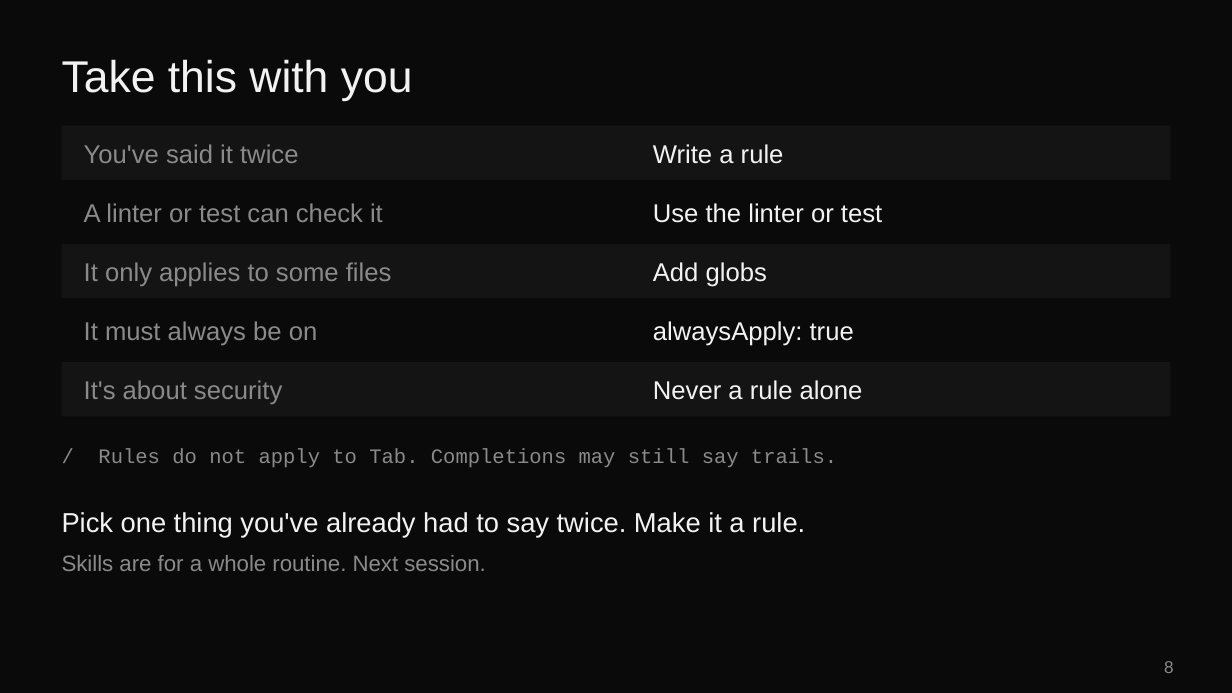
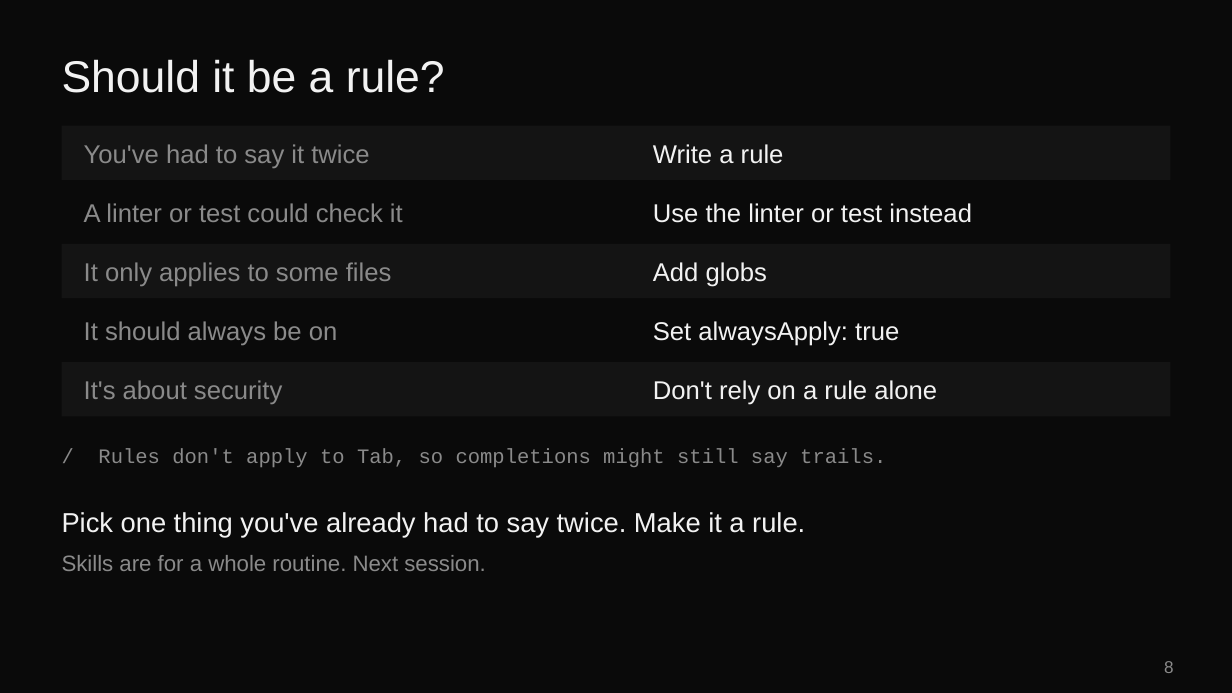
Before and after one commit to eveporcello/snowtooth-rules-teacher-guide, a slide deck: slide 8 of snowtooth-rules.pptx. Drawn at 1232x693 pixels with LibreOffice and Linux fonts; fonts in the diff are those of the drawing. Boxes give left, top, right and bottom in pixels: in the first picture for what was removed or moved away, otherwise in the second. Text is boxed around its words. In the diff, an @@ line names an element or a change of style, - is before the commit and + after.

```diff
--- a/snowtooth-rules.pptx
+++ b/snowtooth-rules.pptx
@@ title at (x1=62, y1=59, x2=445, y2=93): text changed @@
-Take this with you
+Should it be a rule?
@@ text at (x1=84, y1=144, x2=369, y2=168): text changed @@
-You've said it twice
+You've had to say it twice
@@ text at (x1=84, y1=203, x2=403, y2=222): text changed @@
-A linter or test can check it
+A linter or test could check it
@@ text at (x1=653, y1=203, x2=972, y2=223): text changed @@
-Use the linter or test
+Use the linter or test instead
@@ text at (x1=84, y1=321, x2=338, y2=345): text changed @@
-It must always be on
+It should always be on
@@ text at (x1=653, y1=321, x2=899, y2=346): text changed @@
-alwaysApply: true
+Set alwaysApply: true
@@ text at (x1=653, y1=380, x2=937, y2=405): text changed @@
-Never a rule alone
+Don't rely on a rule alone
@@ text at (x1=98, y1=449, x2=886, y2=467): text changed @@
-/ Rules do not apply to Tab. Completions may still say trails.
+/ Rules don't apply to Tab, so completions might still say trails.
```
Also in this commit, not shown: 1 other file.
